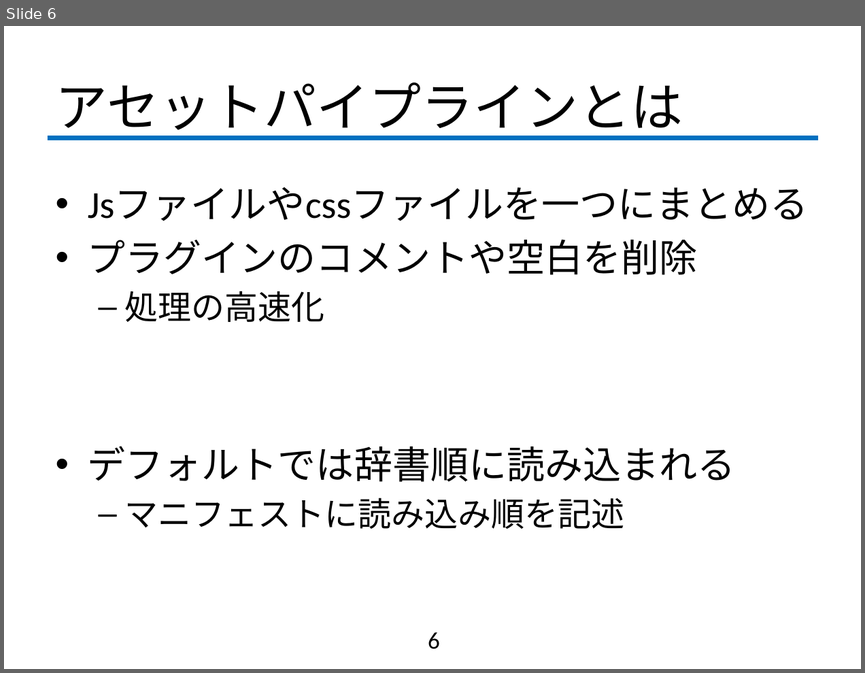
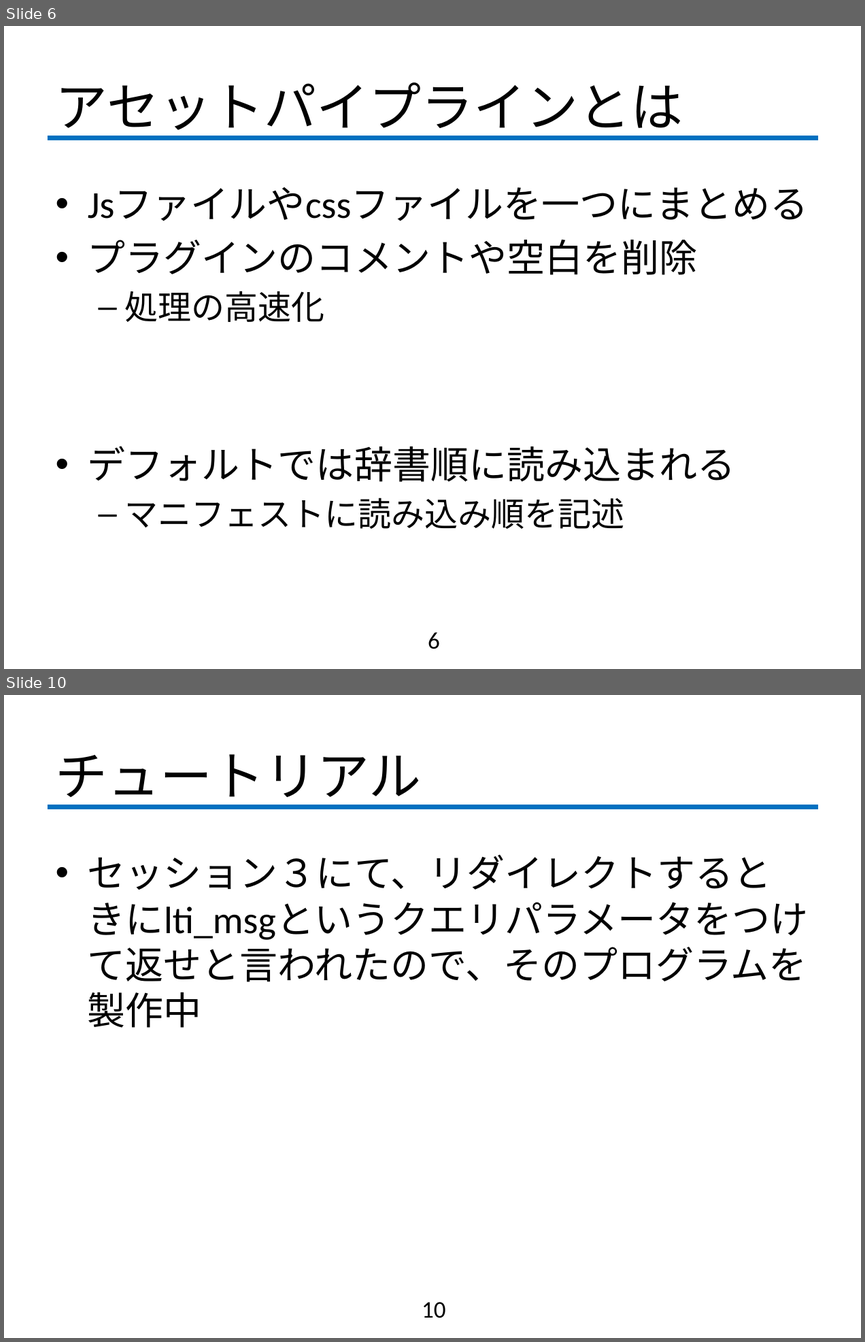
Before and after one commit to fujiLabo/fuji_simu, a slide deck: 1021進捗.pptx. Shown one above the other, each under a label of ours: slide 6 before the commit, slides 6 and 10 after it; the slides between them are not shown. The pictures are 865x673 and 865x1342 pixels, drawn with LibreOffice and Linux fonts; fonts in the diff are those of the drawing; background and template pictures are left out. Boxes give left, top, right and bottom in pixels: in the first picture for what was removed or moved away, otherwise in the second. Text is boxed around its words. In the diff, an @@ line names an element or a change of style, - is before the commit and + after.

```diff
--- a/1021進捗.pptx
+++ b/1021進捗.pptx
@@ slide 10 added at [4,695,861,1338], background #FFFFFF; not listed: 1 template element that a slide beside it also shows @@
@@ title added at [56,754,422,808], 44 pt, text #000000 @@
+チュートリアル
@@ text added at [88,854,808,1028], 32 pt, text #000000 @@
+• セッション３にて、リダイレクトするときにlti_msgというクエリパラメータをつけて返せと言われたので、そのプログラムを製作中
@@ page number added at [422,1302,445,1318], 20 pt, text #000000 @@
+10
```
Also in this commit, not shown: 1 slide changed, 3 other slides added.
